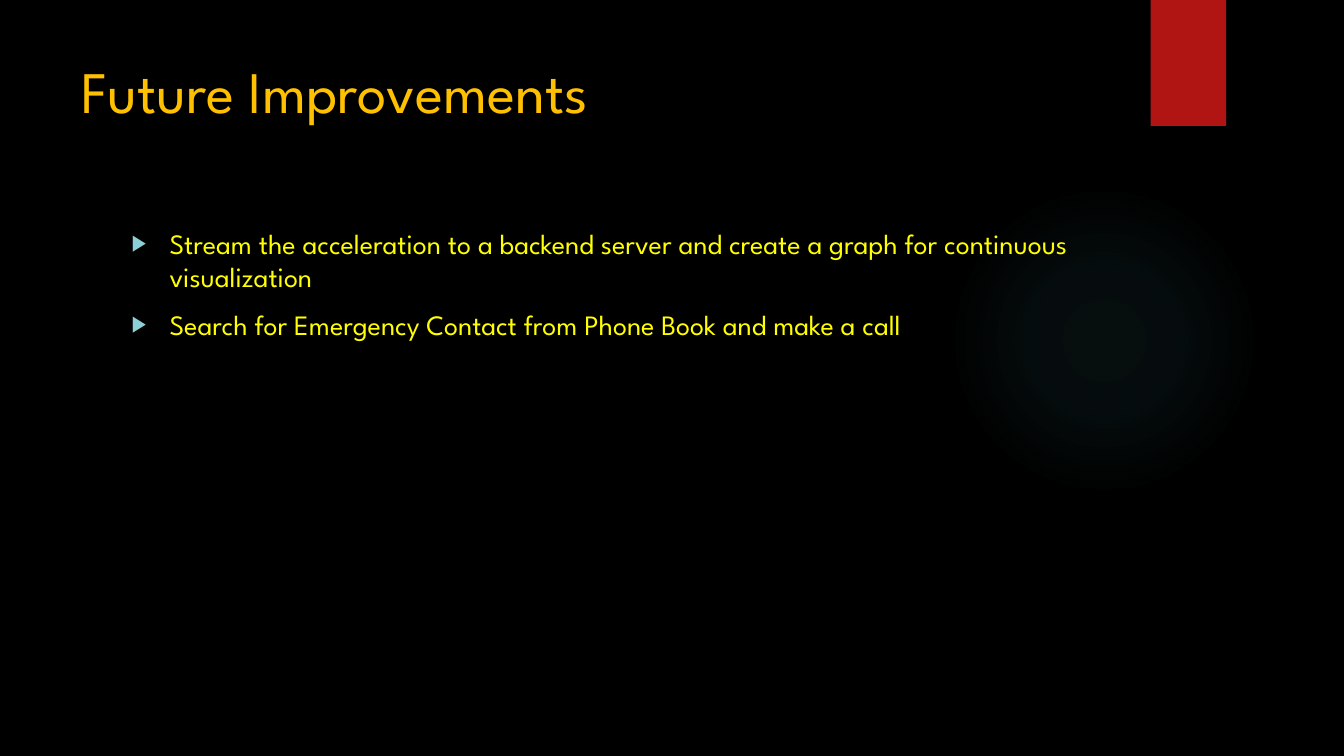
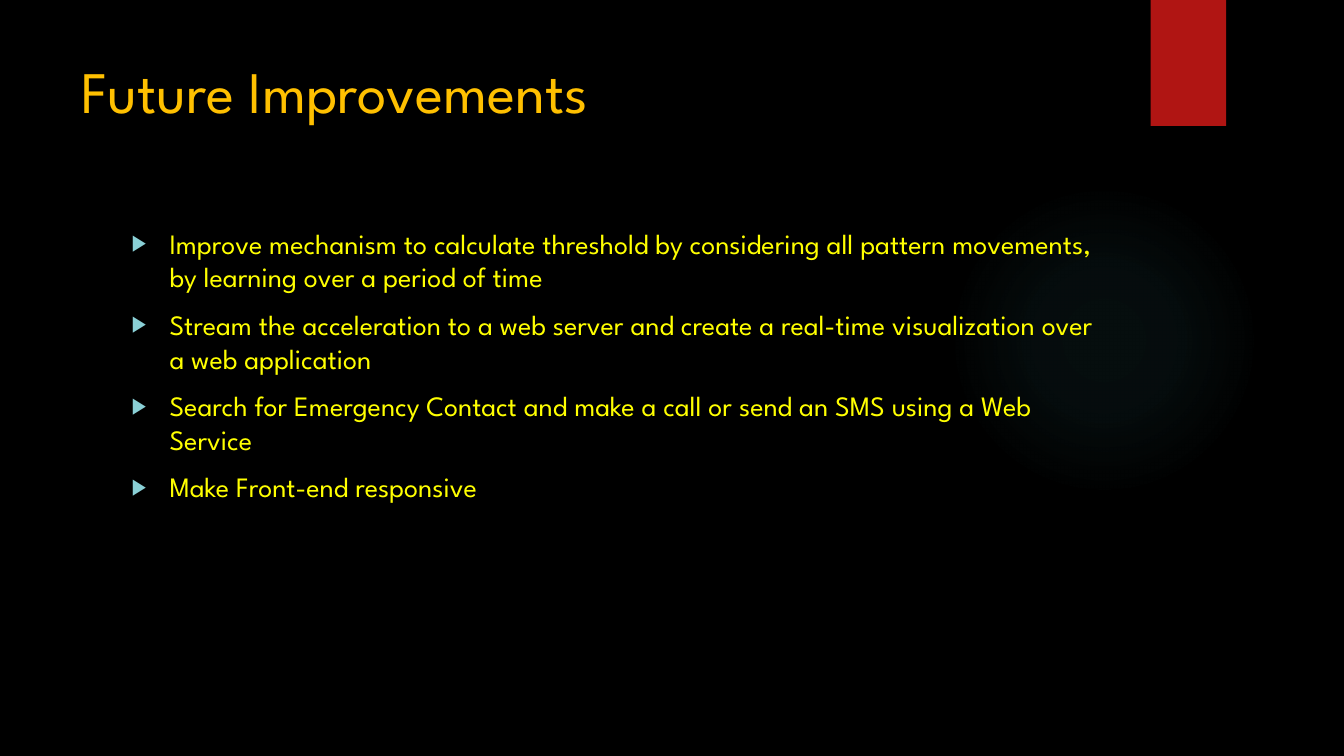
Before and after one commit to Narahari-Sundaragopalan/eGuard, a slide deck: slide 6 of docs/Milestone-3.pptx (slide 5 before the commit). Drawn at 1344x756 pixels with LibreOffice and Linux fonts; fonts in the diff are those of the drawing; background and template pictures are left out. Boxes give left, top, right and bottom in pixels: in the first picture for what was removed or moved away, otherwise in the second. Text is boxed around its words. In the diff, an @@ line names an element or a change of style, - is before the commit and + after.

Commit message:
Presentation updates

```diff
--- a/docs/Milestone-3.pptx
+++ b/docs/Milestone-3.pptx
@@ text at <box>170,234,1093,503</box>: text changed @@
-▶ Stream the acceleration to a backend server and create a graph for continuous visualization
-▶ Search for Emergency Contact from Phone Book and make a call
+▶ Improve mechanism to calculate threshold by considering all pattern movements, by learning over a period of time
+▶ Stream the acceleration to a web server and create a real-time visualization over a web application
+▶ Search for Emergency Contact and make a call or send an SMS using a Web Service
+▶ Make Front-end responsive
```
Also in this commit, not shown: 2 other slides changed, 1 slide added, 3 other files.
